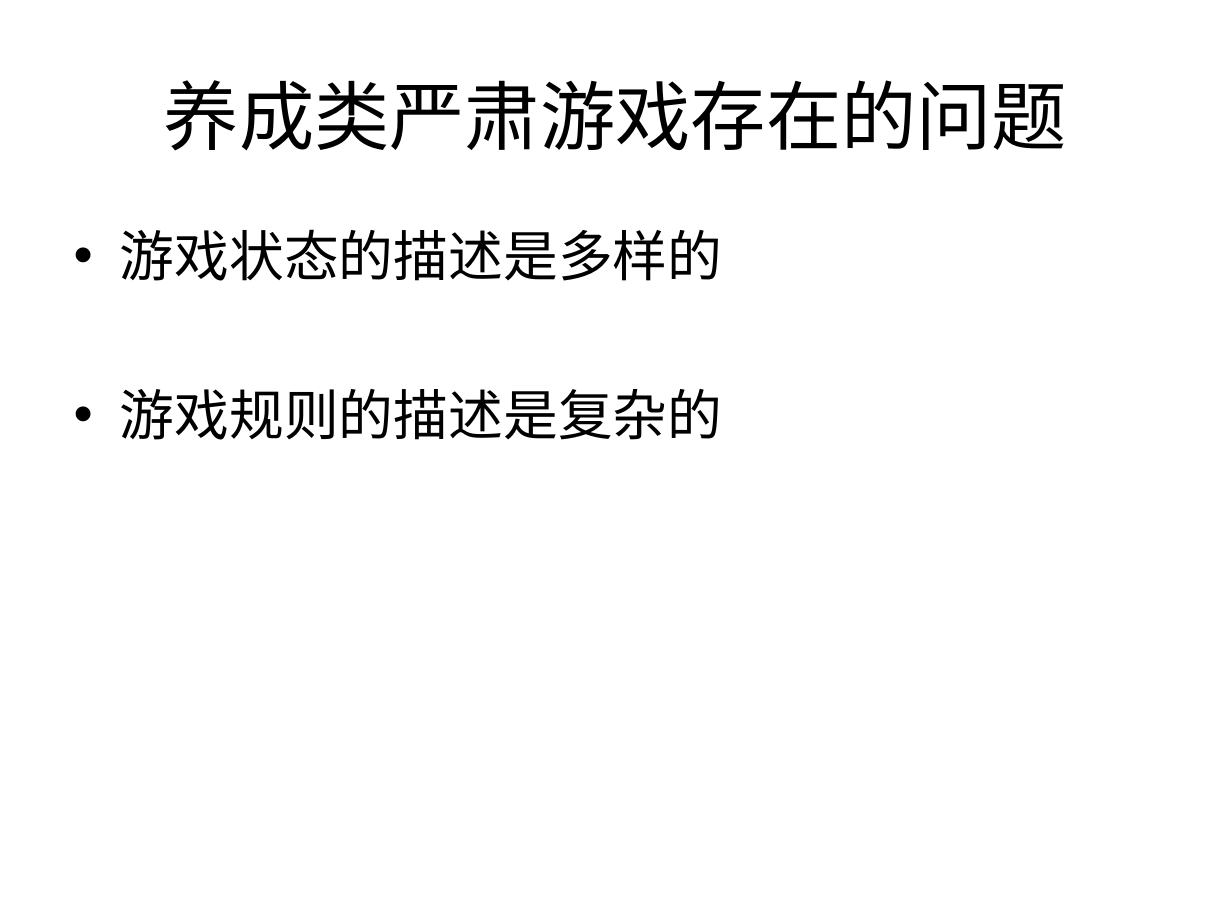
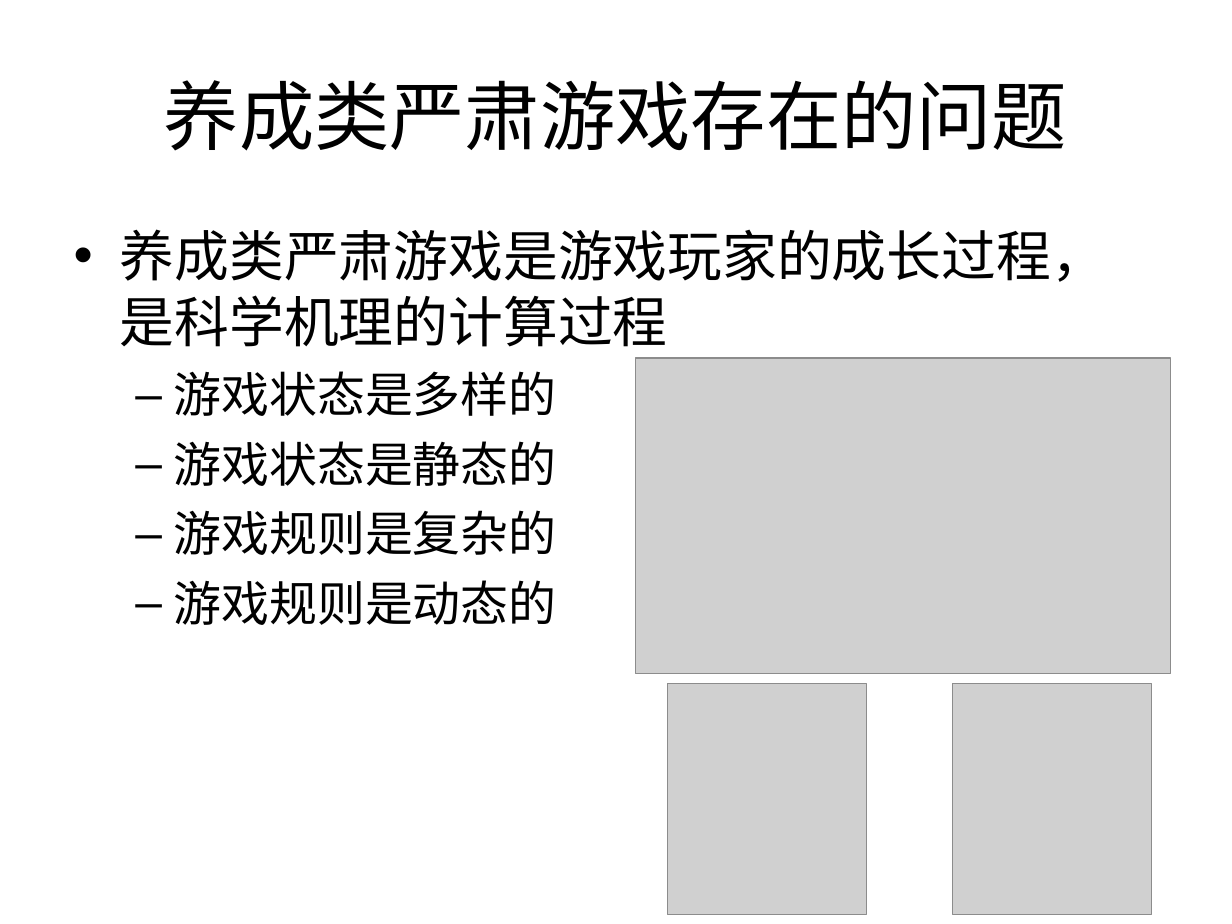
Before and after one commit to Nookleptia/qianmen3d, a slide deck: slide 24 of 毕设文件/毕设提纲.ppt (slide 22 before the commit). Drawn at 1232x924 pixels with LibreOffice and Linux fonts; fonts in the diff are those of the drawing; grey boxes stand for pictures. Boxes give left, top, right and bottom in pixels: in the first picture for what was removed or moved away, otherwise in the second. Text is boxed around its words. In the diff, an @@ line names an element or a change of style, - is before the commit and + after.

```diff
--- a/毕设文件/毕设提纲.ppt
+++ b/毕设文件/毕设提纲.ppt
@@ text at box(120, 229, 1106, 625): text changed; size 32 to 28 pt @@
-• 游戏状态的描述是多样的
-• 游戏规则的描述是复杂的
+• 养成类严肃游戏是游戏玩家的成长过程，是科学机理的计算过程
+  – 游戏状态是多样的
+  – 游戏状态是静态的
+  – 游戏规则是复杂的
+  – 游戏规则是动态的
@@ picture added at box(636, 359, 1170, 674) @@
@@ picture added at box(668, 684, 866, 915) @@
@@ picture added at box(952, 684, 1151, 915) @@
```
Also in this commit, not shown: 11 other slides changed, 3 slides added, 2 other files.
